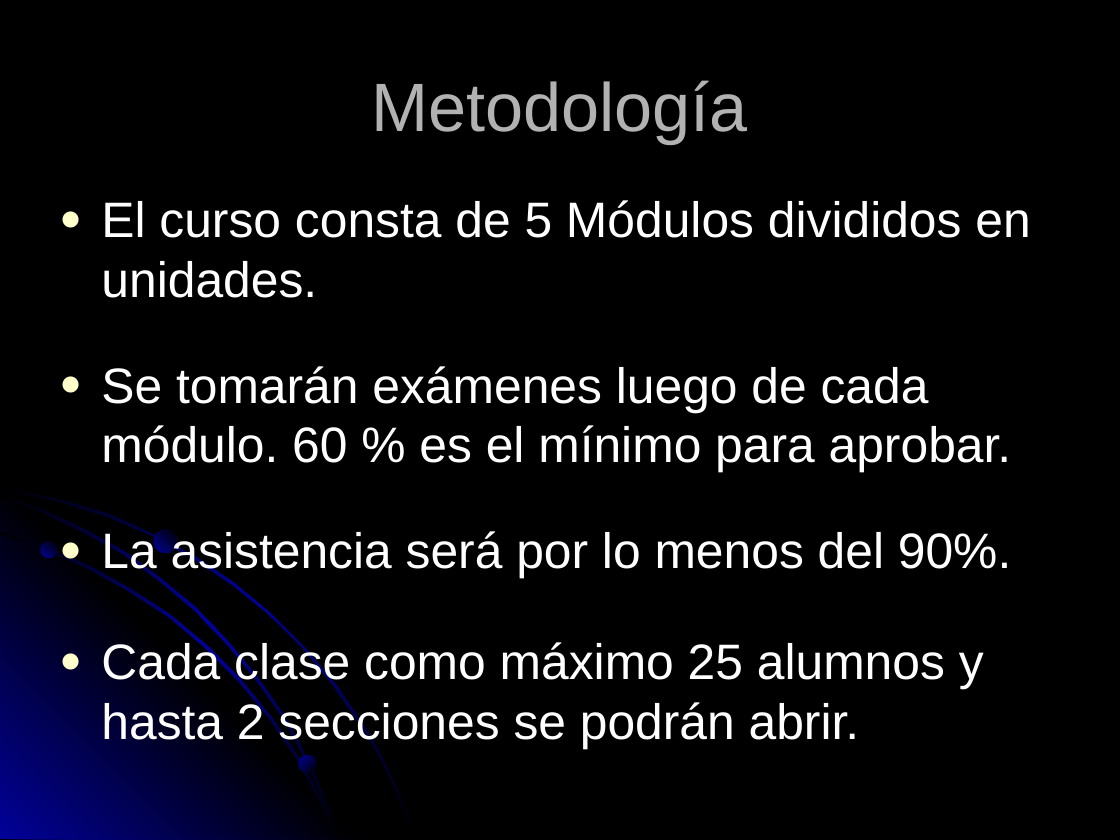
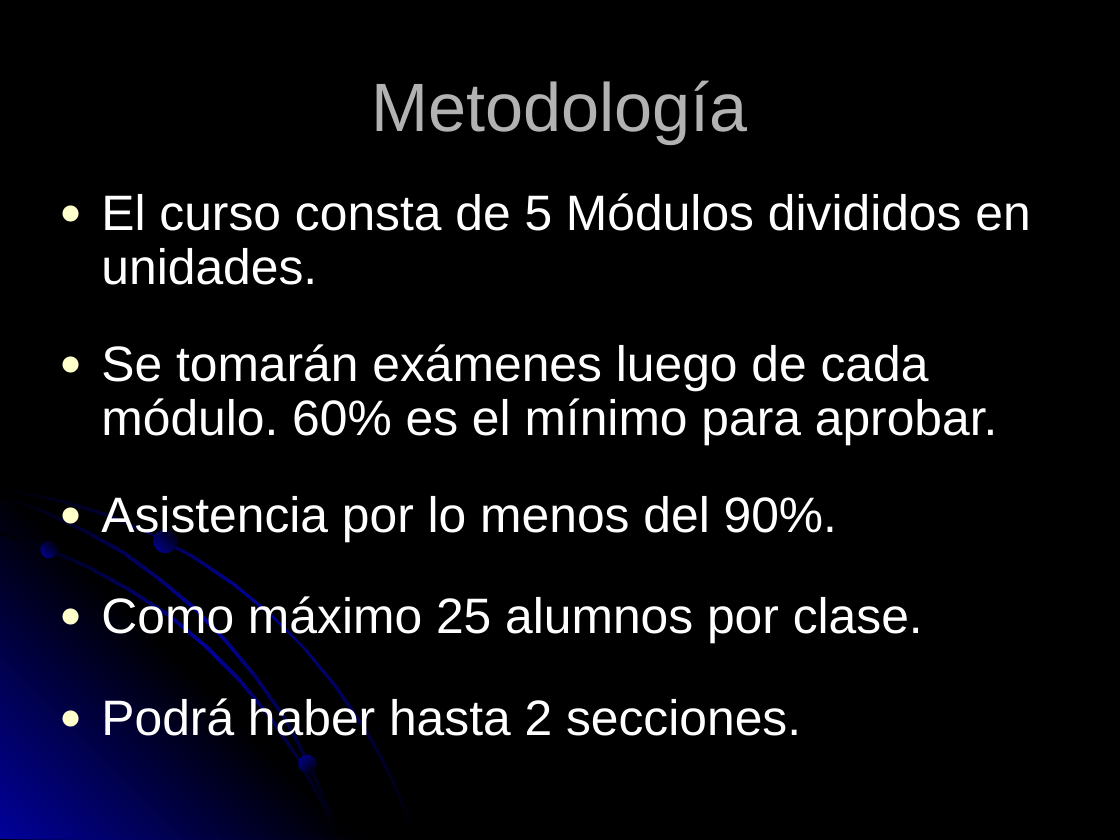
Before and after one commit to ghuttemann/sw-libre-aa, a slide deck: slide 7 of AikuaaPora.ppt. Drawn at 1120x840 pixels with LibreOffice and Linux fonts; fonts in the diff are those of the drawing. Boxes give left, top, right and bottom in pixels: in the first picture for what was removed or moved away, otherwise in the second. Text is boxed around its words. In the diff, an @@ line names an element or a change of style, - is before the commit and + after.

```diff
--- a/AikuaaPora.ppt
+++ b/AikuaaPora.ppt
@@ text at <box>101,193,1030,285</box>: line spacing 1 to 0.9 @@
@@ text at <box>101,344,998,745</box>: text changed @@
-● Se tomarán exámenes luego de cada módulo. 60 % es el mínimo para aprobar.
-● La asistencia será por lo menos del 90%.
-● Cada clase como máximo 25 alumnos y hasta 2 secciones se podrán abrir.
+● Se tomarán exámenes luego de cada módulo. 60% es el mínimo para aprobar.
+● Asistencia por lo menos del 90%.
+● Como máximo 25 alumnos por clase.
+● Podrá haber hasta 2 secciones.
```
Also in this commit, not shown: 7 other slides changed.
